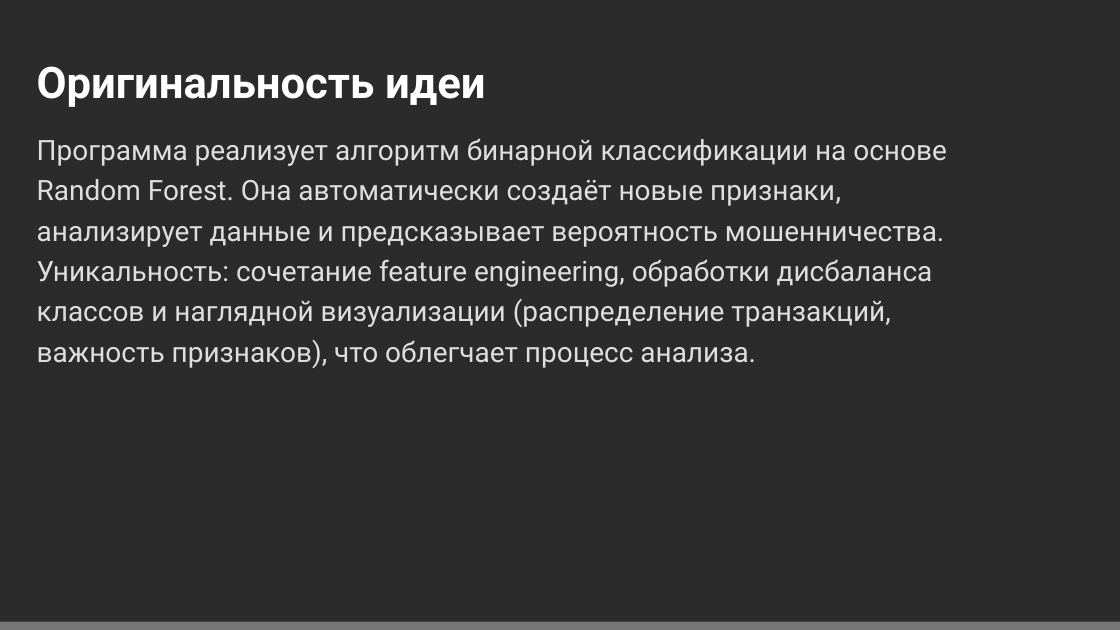
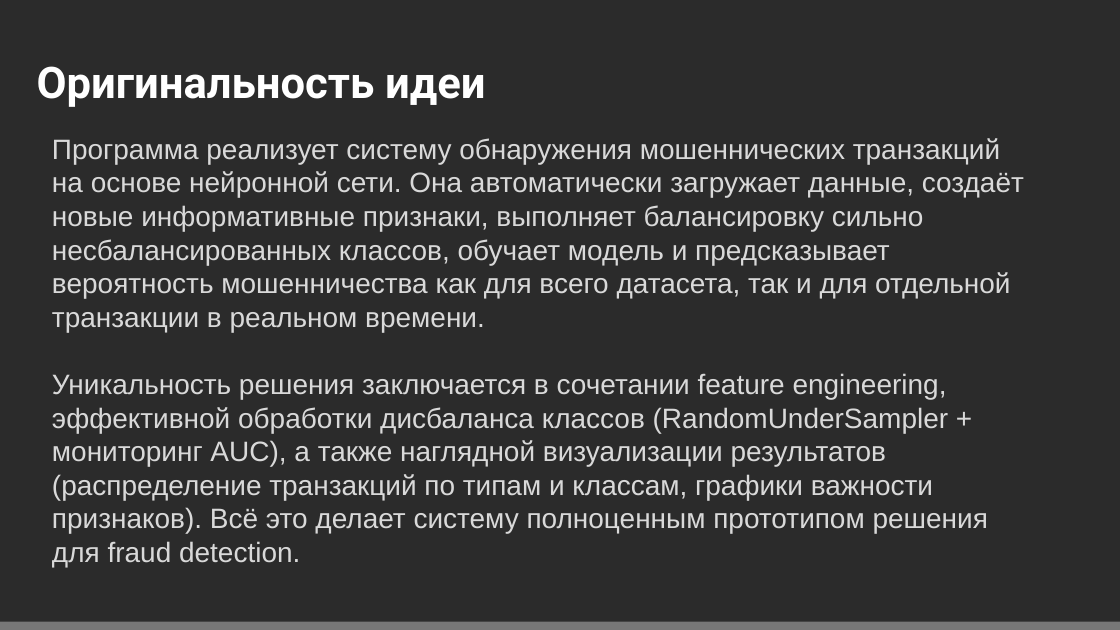
Before and after one commit to tvbondar/python_projects, a slide deck: slide 3 of FraudDetection/РУДН_Шаблон.pptx. Drawn at 1120x630 pixels with LibreOffice and Linux fonts; fonts in the diff are those of the drawing; background and template pictures are left out; a plain dark background stands for a picture behind light text. Boxes give left, top, right and bottom in pixels: in the first picture for what was removed or moved away, otherwise in the second. Text is boxed around its words. In the diff, an @@ line names an element or a change of style, - is before the commit and + after.

Commit message:
feat(main): upload final version of FraudDetection

```diff
--- a/FraudDetection/РУДН_Шаблон.pptx
+++ b/FraudDetection/РУДН_Шаблон.pptx
@@ text at (x1=52, y1=138, x2=1024, y2=567): text changed; font Roboto to Arial; text colour #DEDEDE to #D9D9D9 @@
-Программа реализует алгоритм бинарной классификации на основе Random Forest. Она автоматически создаёт новые признаки, анализирует данные и предсказывает вероятность мошенничества. Уникальность: сочетание feature engineering, обработки дисбаланса классов и наглядной визуализации (распределение транзакций, важность признаков), что облегчает процесс анализа.
+Программа реализует систему обнаружения мошеннических транзакций на основе нейронной сети. Она автоматически загружает данные, создаёт новые информативные признаки, выполняет балансировку сильно несбалансированных классов, обучает модель и предсказывает вероятность мошенничества как для всего датасета, так и для отдельной транзакции в реальном времени.
+Уникальность решения заключается в сочетании feature engineering, эффективной обработки дисбаланса классов (RandomUnderSampler + мониторинг AUC), а также наглядной визуализации результатов (распределение транзакций по типам и классам, графики важности признаков). Всё это делает систему полноценным прототипом решения для fraud detection.
```
Also in this commit, not shown: 6 other slides changed, 2 slides added, 10 slides removed, 2 other files.
